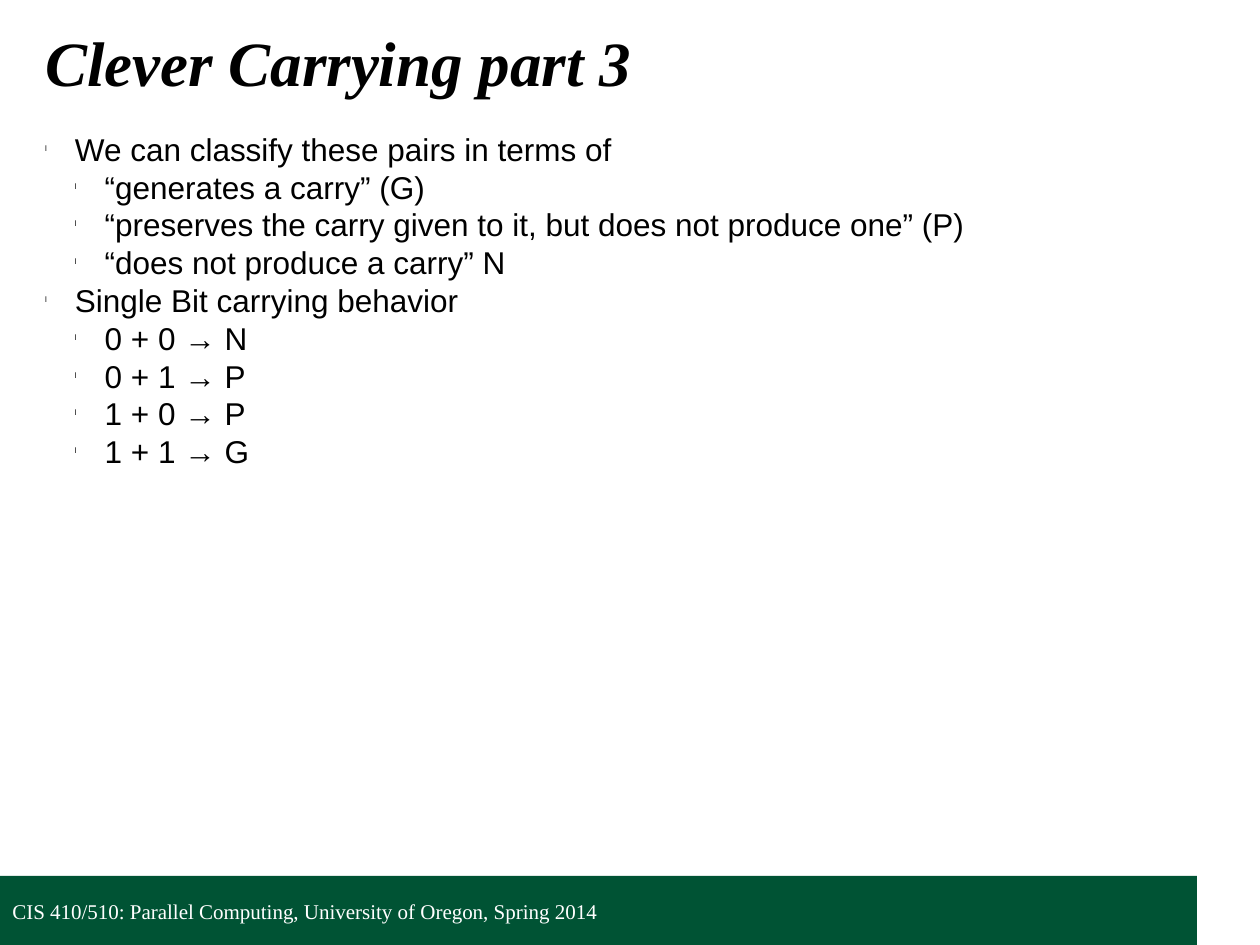
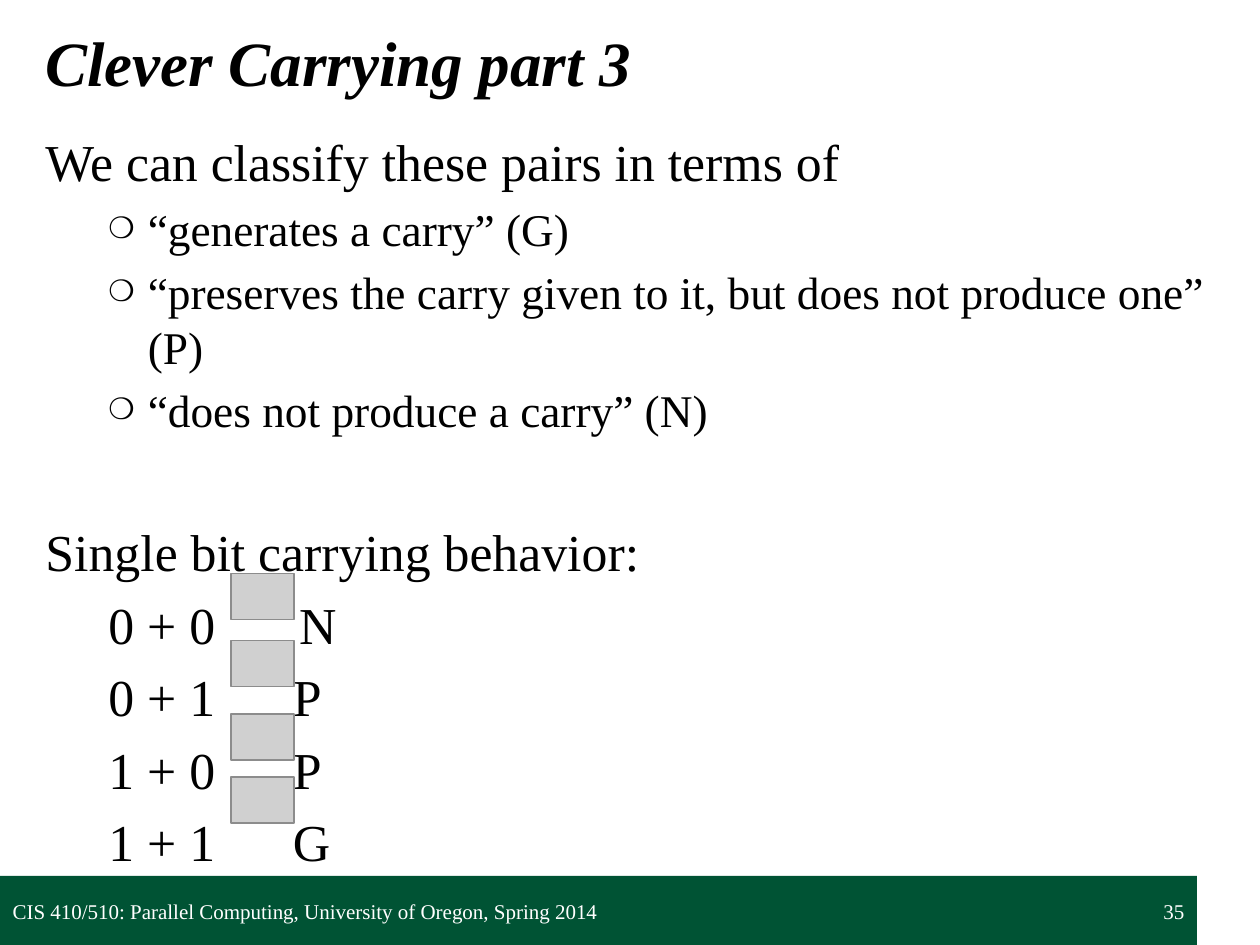
Before and after one commit to UOregonParallel/CourseMaterials, a slide deck: slide 35 of lecture_content/classSlides/2_collectivesPattern/collectivesPattern.pptx. Drawn at 1260x945 pixels with LibreOffice and Linux fonts; fonts in the diff are those of the drawing; grey boxes stand for pictures; background and template pictures are left out. Boxes give left, top, right and bottom in pixels: in the first picture for what was removed or moved away, otherwise in the second. Text is boxed around its words. In the diff, an @@ line names an element or a change of style, - is before the commit and + after.

Commit message:
Re-formatted collectives presentation, added PDF versions of all lectures for ease in review process.

```diff
--- a/lecture_content/classSlides/2_collectivesPattern/collectivesPattern.pptx
+++ b/lecture_content/classSlides/2_collectivesPattern/collectivesPattern.pptx
@@ text at <box>45,144,1204,373</box>: size 18 to 29.6 pt in "We can classify these pairs in terms ..."; font Arial to Times New Roman in "We can classify these pairs in terms ...", "“generates a carry” (G)", "“preserves the carry given to it, but ..."; size 18 to 25.9 pt in "“generates a carry” (G)", "“preserves the carry given to it, but ..."; bullet l to none; more space between paragraphs; bullet l to ❍ @@
@@ text at <box>45,395,708,862</box>: text changed; size 18 to 29.6 pt; font Arial to Times New Roman @@
-  l “does not produce a carry” N
-l Single Bit carrying behavior
-  l 0 + 0 → N
-  l 0 + 1 → P
-  l 1 + 0 → P
-  l 1 + 1 → G
+  ❍ “does not produce a carry” (N)
+Single bit carrying behavior:
+0 + 0 N
+0 + 1 P
+1 + 0 P
+1 + 1 G
@@ picture added at <box>231,573,294,620</box> @@
@@ picture added at <box>231,640,294,687</box> @@
@@ picture added at <box>231,714,294,761</box> @@
@@ picture added at <box>231,777,294,824</box> @@
@@ page number added at <box>1163,905,1184,920</box>, 12 pt, text #FFFFFF @@
+35
```
Also in this commit, not shown: 37 other slides changed, 2 slides added, 2 slides removed, 3 other files.
